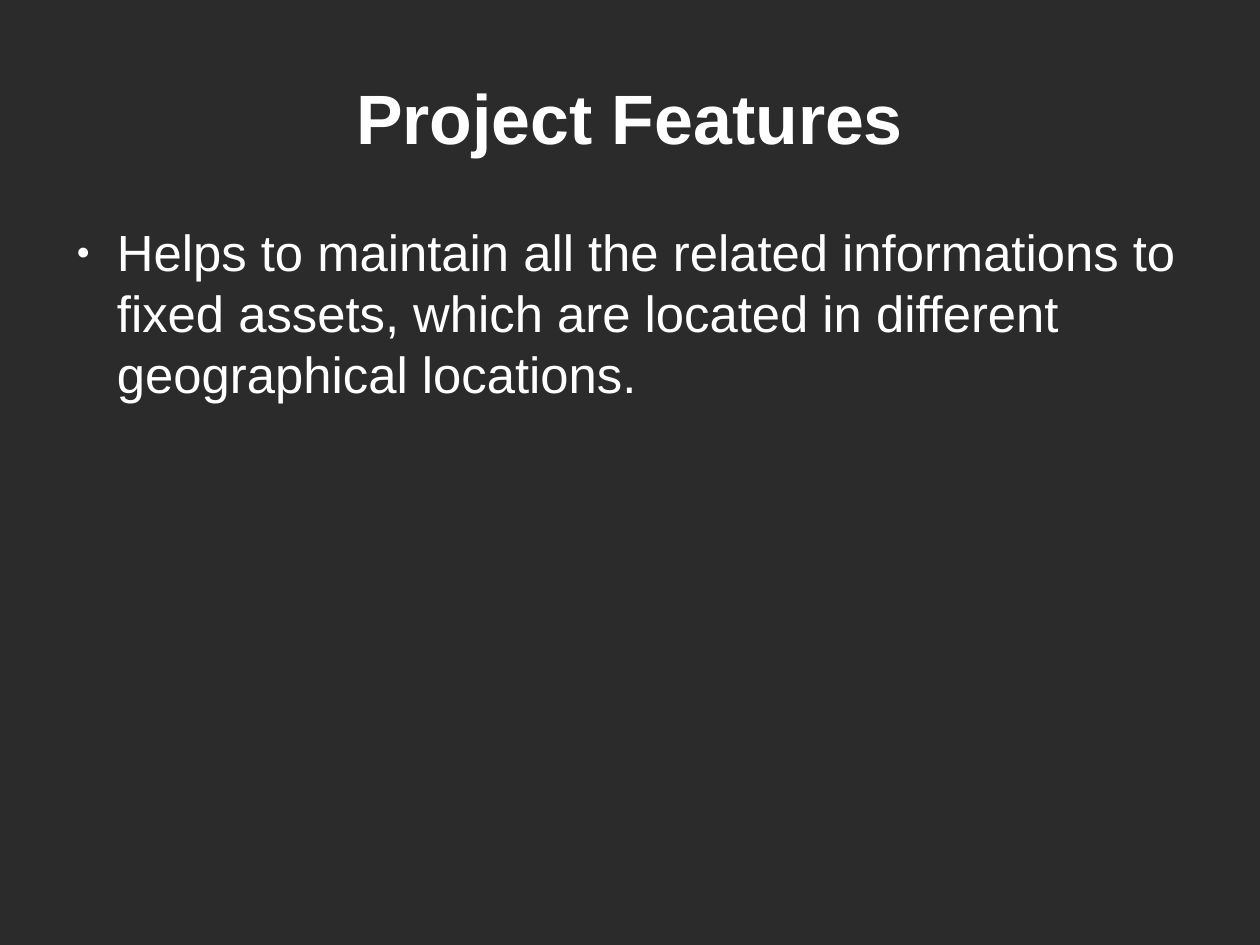
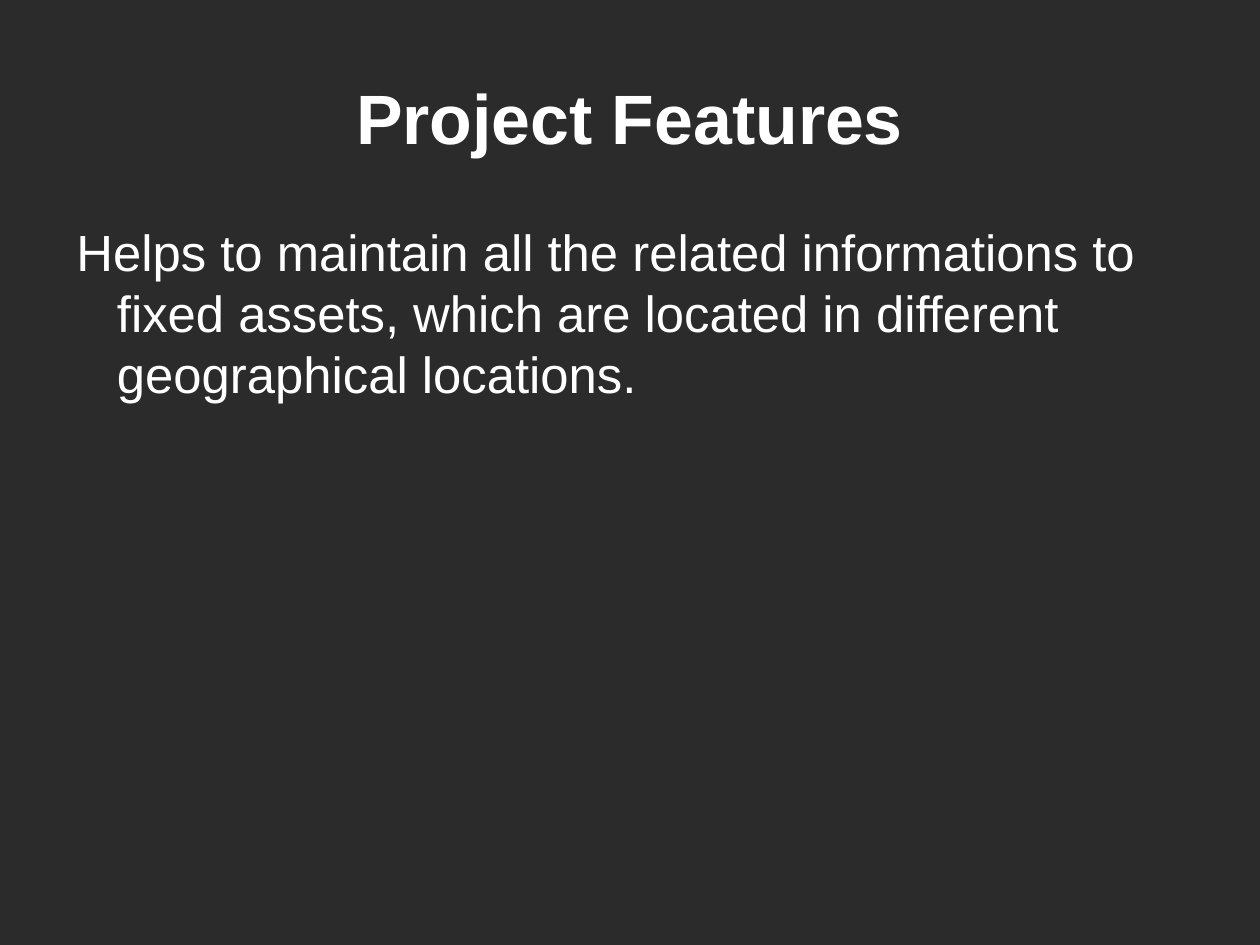
Before and after one commit to kind-technologies/FAMS, a slide deck: slide 9 of docs/presentation.odp (slide 10 before the commit). Drawn at 1260x945 pixels with LibreOffice and Linux fonts; fonts in the diff are those of the drawing; background and template pictures are left out; a plain dark background stands for a picture behind light text. Boxes give left, top, right and bottom in pixels: in the first picture for what was removed or moved away, otherwise in the second. Text is boxed around its words. In the diff, an @@ line names an element or a change of style, - is before the commit and + after.

```diff
--- a/docs/presentation.odp
+++ b/docs/presentation.odp
@@ text "Helps to maintain all the ..." at (76,234,1134,404): bullet ● to none @@
```
Also in this commit, not shown: 10 other slides changed, 1 slide removed, 1 other file.
